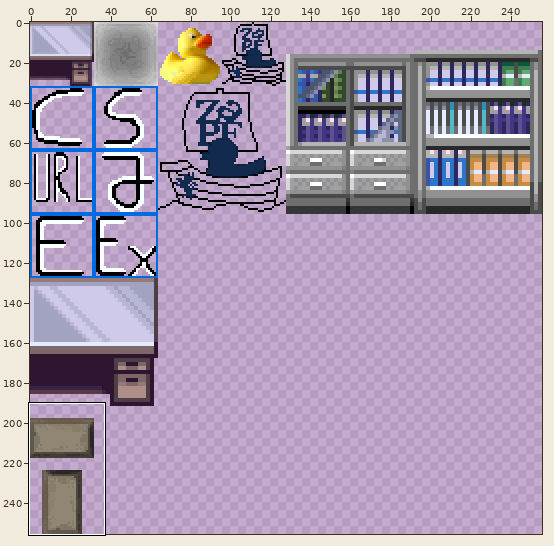
A sprite sheet gets an edit: Zapf_Uni_Rostock/tilesets/tileset_bjoern.png. The picture above shows the old version from afar; the outline marks the close-up.
Close-up. As it was:
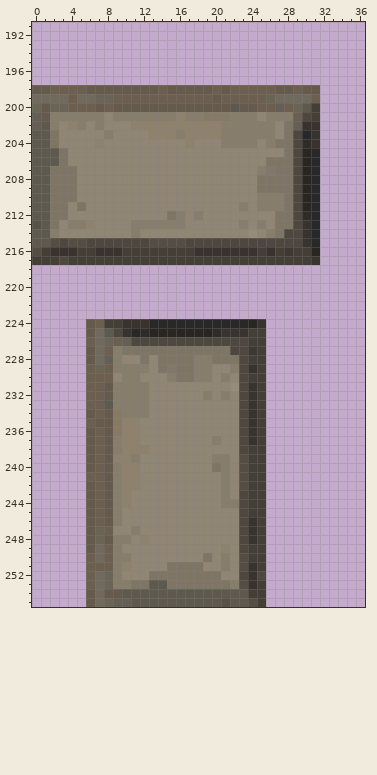
The file is 256x256 pixels. Pixels under 10% opacity are left out. Colours within 5 levels of each other are drawn and written as one. Shown: x 0..36, y 191..255.
Once edited:
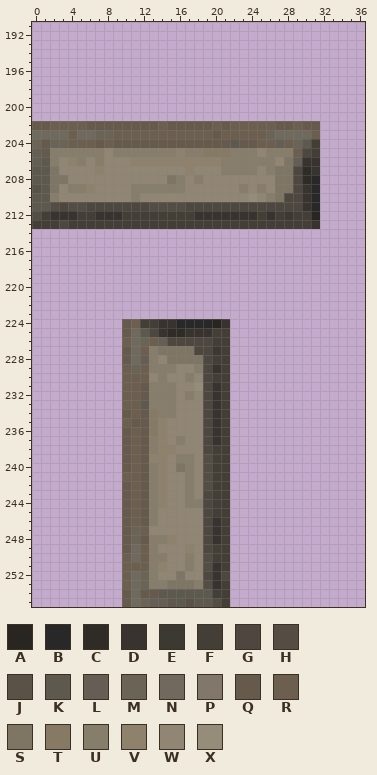
Palette (. is transparent): A #292621  B #282828  C #2f2c27  D #38332e  E #3c3932  F #433e36  G #4d473f  H #534d43  J #595247  K #5e594f  L #655e54  M #6a6457  N #70695d  P #82776b  Q #665a4d  R #6d5f4f  S #7f7565  T #867a65  U #877d6b  V #8e826d  W #918673  X #958c7a
Commit: neue tuerrahmen
Diff:
Changed rows in their new state; - is an unchanged pixel.
first column x 0:
198 ................................
199 ................................
200 ................................
201 ................................
202 QQRRRRQQQQQQQQRQQQQQRQRRRRRQQRQQ
203 NNNNRNNMMRRRRRRRRRRRQRRRRRMNNNNR
204 MQMMRRRQRQQQQQQQQQQQQQKQQRRLRMKF
205 LQUUUUUU-UUUUUUUVUUTTTUUU-UUURGF
206 L-UWVU-U---VVVVVVVVVVUUUUUUW-LDD
207 ---WW--V---------V---UUUUWU---CD
208 ----W----------SU-U------WW---C-
209 J--WUUV----UUUUUU------U-UW---D-
210 --UWW------U------------XW-SG-D-
211 --HGHHGGGGGGGHHHHGGGGGGGGGGGG-D-
212 HFDDDFFDDDFFFFFFFFDDDDDDDFDFEFFA
213 FFFGFFFFFFFFFFFFFFFFFFFFFFFFFFFD
214 ................................
215 ................................
216 ................................
217 ................................
first column x 6:
224 ....QRFFDD----AD....
225 ....QNKGDCCDDDFF....
226 ....RNMRL-----FF....
227 ....QNRU----GGEF....
228 ....QNLUW---SGFF....
229 ....RMRUUUWW-GDF....
230 ....RRR-UWWUWGFF....
231 ....RRQUUU--XGDF....
232 ....RRQUUU-U-GDF....
233 ....RRKUUU---GDF....
234 ....QRQTUU---GDF....
235 ....RQQTV----GDF....
236 ....QRQTV----GDF....
237 ....QRQUV-U--GDF....
238 ....QRQUVV---GFF....
239 ....QRQVV-UU-HFF....
240 ....QRQUV-SU-HFF....
241 ....RRQUV--U-HFF....
242 ....QRQUV--U-HFF....
243 ....QRQUV--U-GFF....
244 ....QRQUV--UUGFF....
245 ....QRQU-----GFF....
246 ....QRQU-----GDF....
247 ....QMR------GDF....
248 ....QMQUUV---GDF....
249 ....QNRU---V-GFF....
250 ....RNRUU--U-HFF....
251 ....RRRUVWWUWHDF....
252 ....RNMUWW-WWGDG....
253 ....RNMUU---UHDF....
254 ....QNQQ------FF....
255 ....QNMLL--J--HF....
